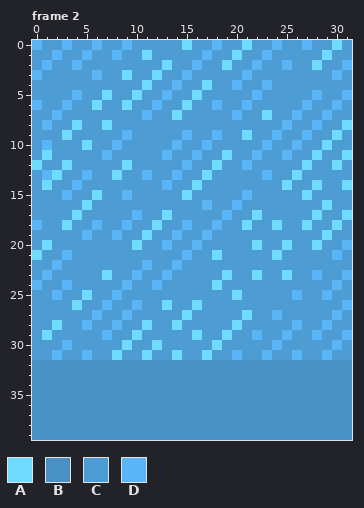
Pixel-art file: src/main/resources/sprites/water.aseprite. That is the earlier state.
32x40 pixels, 2 frames. Shown: frame 2.
Palette (. is transparent): A #6edbff  B #4791c4  C #4d9cd3  D #5ab5f6
Pixels before, frame 2, first column x 0:
 0 DCCDCCDCCDCCCCCACCDCCACCDCCDCCAC
 1 CCDCCDCCDCCACCCCCDCCACCDCCCCCACC
 2 CDCCDCCCCCCCCACCDCCACCDCCDCCACCD
 3 DCCCCCDCCACCACCDCCCCCDCCCCCCCCDC
 4 CCCCCCCCCCCACCDCCACCDCCDCCCCCCCC
 5 CCCCDCCACCACCDCCACCCCCDCCCCCDCCD
 6 DCCDCCACCACCDCCACCDCCDCCCCCDCCDC
 7 CCDCCCCCCCCDCCACCCCCDCCACCDCCDCC
 8 CDCCACCACCCCCCCCCCCCCCCCCDCCDCCA
 9 CCCACCCCCDCCCCCDCCDCCACCDCCDCCAC
10 CDCCCACCDCCCCCDCCDCCCCCDCCDCCACC
11 CACCCCCDCCCCCDCCDCCACCDCCDCCACCA
12 ACCACCCCCACCCCCDCCACCDCCCCCACCAC
13 CDACCDCCACCDCCDCCACCCCCDCCACCCCC
14 CACCDCCCCCCCCDCCACCCCCCCCACCACCA
15 CCCDCCACCDCCCCCACCCCCDCCCCCACCCC
16 CCCCCACCCCCCCCCCCDCCDCCCCCCCCACC
17 CCCCACCCCCDCCACCCCCDCCACCCCCACCA
18 DCCACCDCCDCCACCDCCDCCACCACCACCAC
19 CCCCCDCCDCCACCDCCDCCCCCCCCCCCACC
20 CACCCCCCCCACCDCCDCCCCCACCACCACCD
21 ACCDCCCCCCCCCCCDCCACCCCCACCCCCDC
22 CCDCCCCCCCCDCCDCCCCCCCCCCCCCCCCC
23 CDCCCCCACCDCCDCCCCCACCACCACCDCCD
24 DCCDCCCCCDCCDCCCCCACCCCCCCCCCCDC
25 CCDCCACCDCCCCCCCCCCCACCCCCDCCDCC
26 CCCCACCDCCDCCACCACCCCCCCCCCCCCCD
27 CCCCCCDCCDCCCCCACCCCCACCDCCCCCDC
28 CCACCDCCDCCACCACCCCCACCCCCDCCDCC
29 CACCCCCDCCACCCCCACCACCDCCDCCDCCD
30 CCCDCCCCCACCACCCCCACCCCCDCCCCCDC
31 CCDCCDCCACCACCACCACCDCCDCCDCCDCC
32 BBBBBBBBBBBBBBBBBBBBBBBBBBBBBBBB
33 BBBBBBBBBBBBBBBBBBBBBBBBBBBBBBBB
34 BBBBBBBBBBBBBBBBBBBBBBBBBBBBBBBB
35 BBBBBBBBBBBBBBBBBBBBBBBBBBBBBBBB
36 BBBBBBBBBBBBBBBBBBBBBBBBBBBBBBBB
37 BBBBBBBBBBBBBBBBBBBBBBBBBBBBBBBB
38 BBBBBBBBBBBBBBBBBBBBBBBBBBBBBBBB
39 BBBBBBBBBBBBBBBBBBBBBBBBBBBBBBBB
New version:
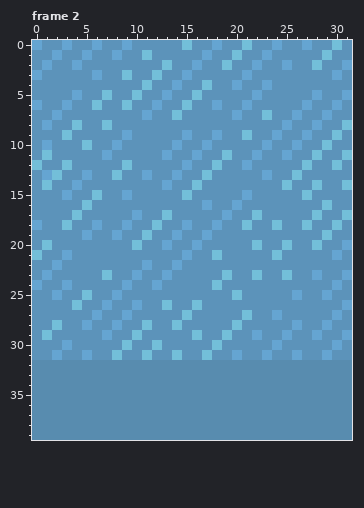
The edit:
colour A: #6edbff -> #73bfd9
colour B: #4791c4 -> #588caf
colour C: #4d9cd3 -> #5c93ba
colour D: #5ab5f6 -> #65a5d2
